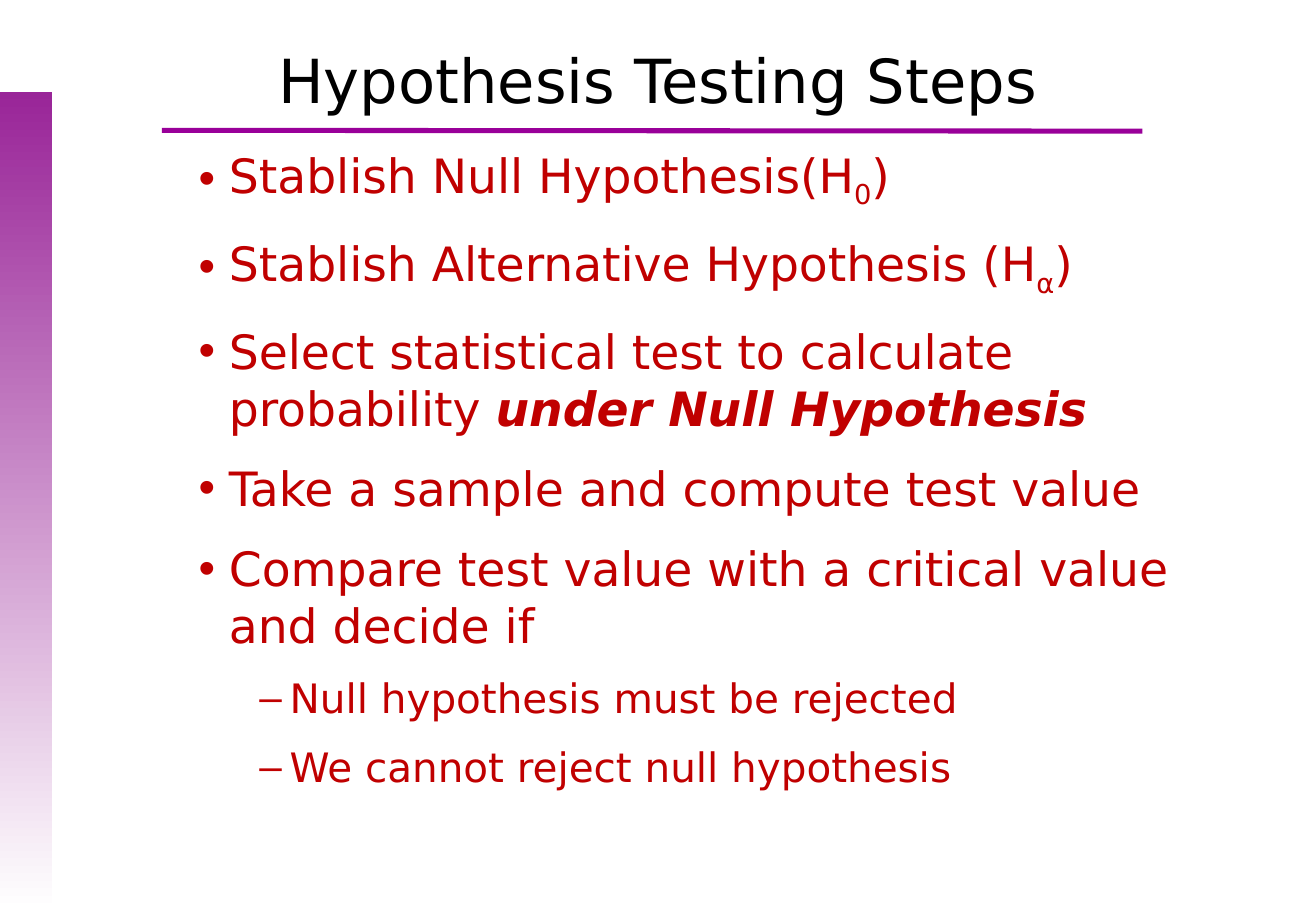
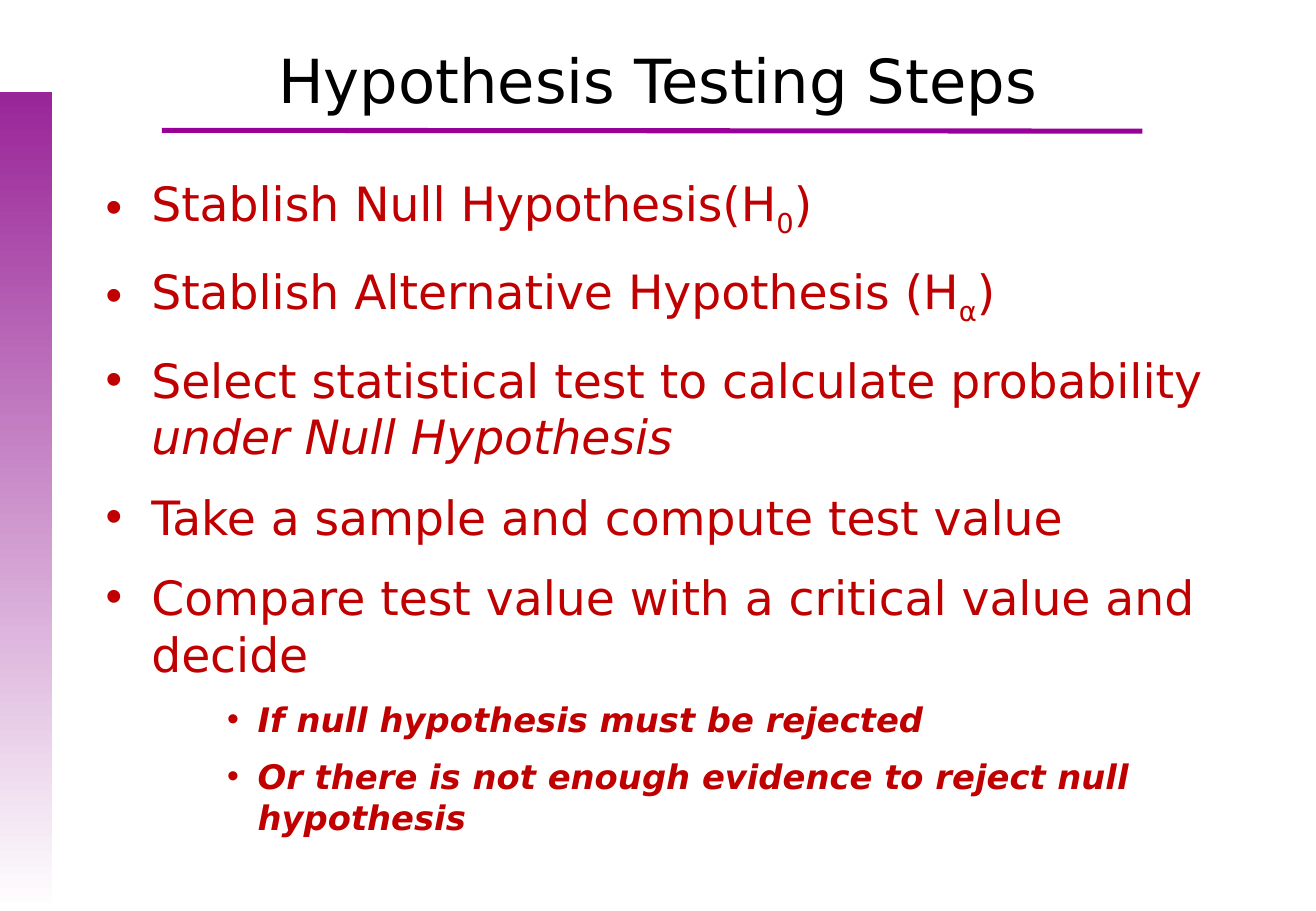
Before and after one commit to uebvhir/Course_Basic_Statistics-VHIO-2019, a slide deck: slide 11 of Sessio_6/EBB_2019_Session_6_Hypothesis_tests.pptx (slide 10 before the commit). Drawn at 1316x911 pixels with LibreOffice and Linux fonts; fonts in the diff are those of the drawing; background and template pictures are left out. Boxes give left, top, right and bottom in pixels: in the first picture for what was removed or moved away, otherwise in the second. Text is boxed around its words. In the diff, an @@ line names an element or a change of style, - is before the commit and + after.

Commit message:
Updated hypothesis tests slides

```diff
--- a/Sessio_6/EBB_2019_Session_6_Hypothesis_tests.pptx
+++ b/Sessio_6/EBB_2019_Session_6_Hypothesis_tests.pptx
@@ text "Stablish Null Hypothesis(H0)": place and size @@
-text "Stablish Null Hypothesis(H0)" at [229,157,1168,791]
+text "Stablish Null Hypothesis(H0)" at [151,185,1202,837]
@@ text at [151,185,1202,545]: bold off in "under Null Hypothesis"; list level 3 to 1 in "Stablish Null Hypothesis(H0)"; list level 3 to 1 in "Stablish Alternative Hypothesis (Hα)"; list level 3 to 1 in "Select statistical test to calculate ..."; list level 3 to 1 in "Take a sample and compute ..." @@
@@ text at [151,579,1194,837]: text changed; size 24 to 20 pt; bold on; italic on @@
-    • Compare test value with a critical value and decide if
-      – Null hypothesis must be rejected
-      – We cannot reject null hypothesis
+• Compare test value with a critical value and decide
+    • If null hypothesis must be rejected
+    • Or there is not enough evidence to reject null hypothesis
```
Also in this commit, not shown: 12 other slides changed, 3 slides added, 2 slides removed, 1 other file.
